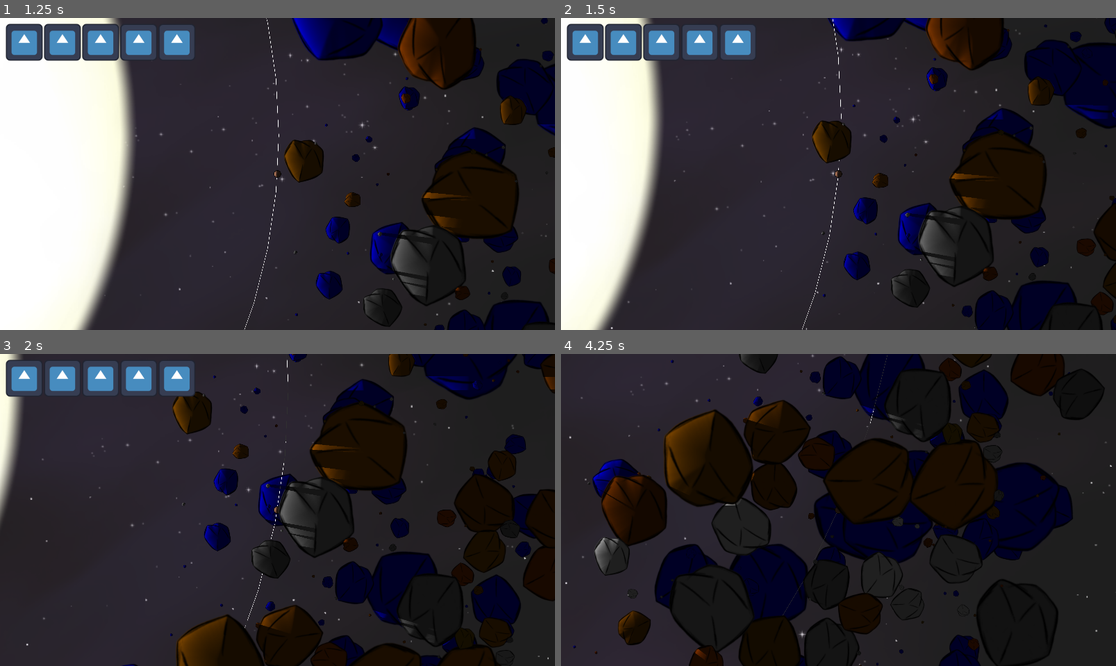
Above: before the commit, frames 1-4 (two rows, left to right).
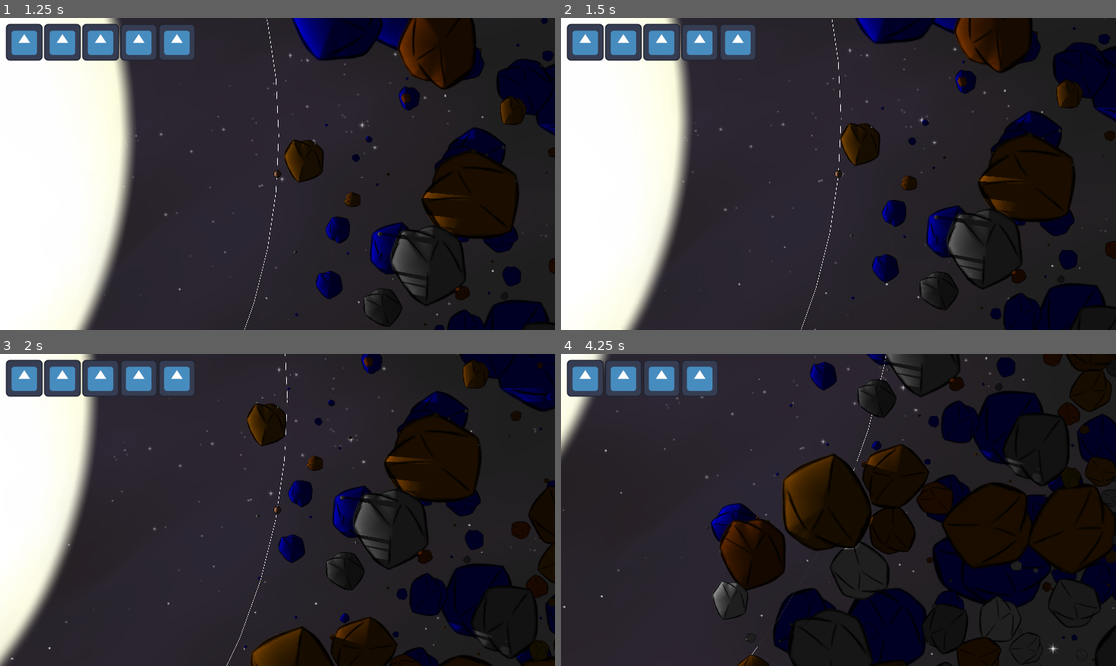
Above: after the commit, the same moments.

Repository: Aroweeri/gmtk2025
Game: Godot game, scene res://scenes/MainMenu.tscn
Same seed, same stepped clock (60 frames per second), same inputs: the game is played once before the commit and once after it. The engine's default icon, where the game draws it, is replaced by a stand-in: a white triangle on a blue panel in a dark square.
Inputs:
- Up to frame 1 (1.25 s): click "Start" at 0.5 s
- Up to frame 2 (1.5 s): hold Up (ui_up) from 1.28 s (still down); hold Space (boost) from 1.28 s (still down)
- Up to frame 3 (2 s): keep holding Up (ui_up); keep holding Space (boost)
- Up to frame 4 (4.25 s): release Up (ui_up) at 2.03 s; release Space (boost) at 2.03 s; hold Down (ui_down) 2.03-2.78 s; tap Space (boost) at 2.1, 3.6 s; hold Space (boost) 2.78-3.53 s; hold Up (ui_up) from 2.78 s (still down)

Frame 1 is identical in both runs. In frame 2, 25% of the frame differs, in the area x 5-100%, y 0-100%; in frame 3, 41%; in frame 4, 51%, in the area x 0-100%, y 0-100%.

Commit message:
Acceleration for up/down motion.

Diff:
--- a/scripts/player.gd
+++ b/scripts/player.gd
@@ -6,6 +6,7 @@
 var size=0
 var startingSize=0
 var health=5
+var speed=0
 
 #size is equivalent to diameter
 func size_to_mass(s):
@@ -37,11 +38,16 @@
 	size = startingSize
 	$StaticBody2D.body_entered.connect(_area_on_body_entered);
 
-func _physics_process(_delta: float) -> void:
+func _physics_process(delta: float) -> void:
 
 	#player is just on an extending arm essentially.
 	#Just extend/retract the arm to change their distance from center
 	if(Input.is_action_pressed("ui_up")):
-		translate(Vector2(50,0));
+		speed += 100 * delta
 	elif(Input.is_action_pressed("ui_down")):
-		translate(Vector2(-50,0));
+		speed -= 100 * delta;
+
+	#dampen
+	speed *= 0.95
+
+	translate(Vector2(speed,0));
